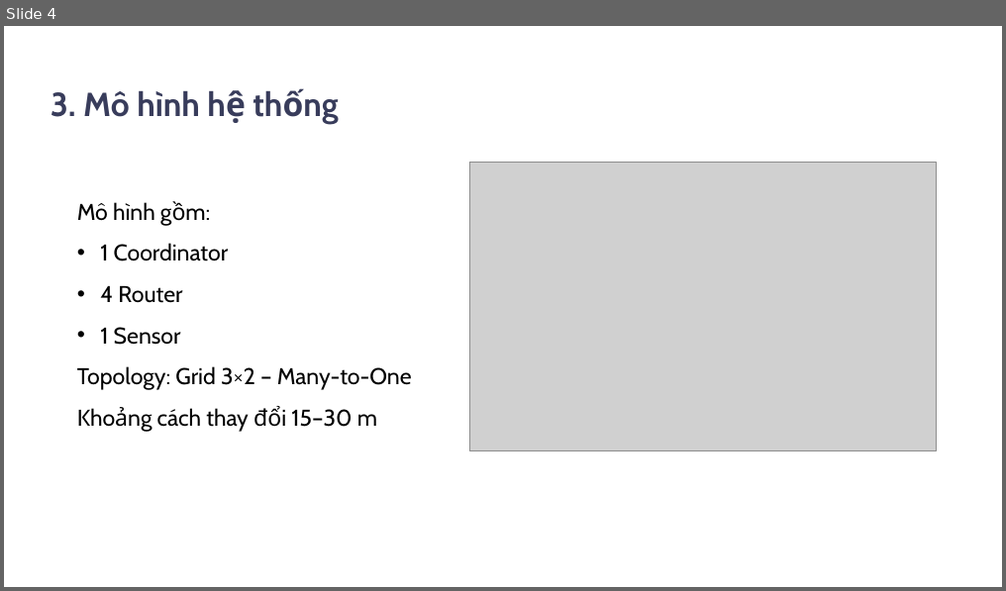
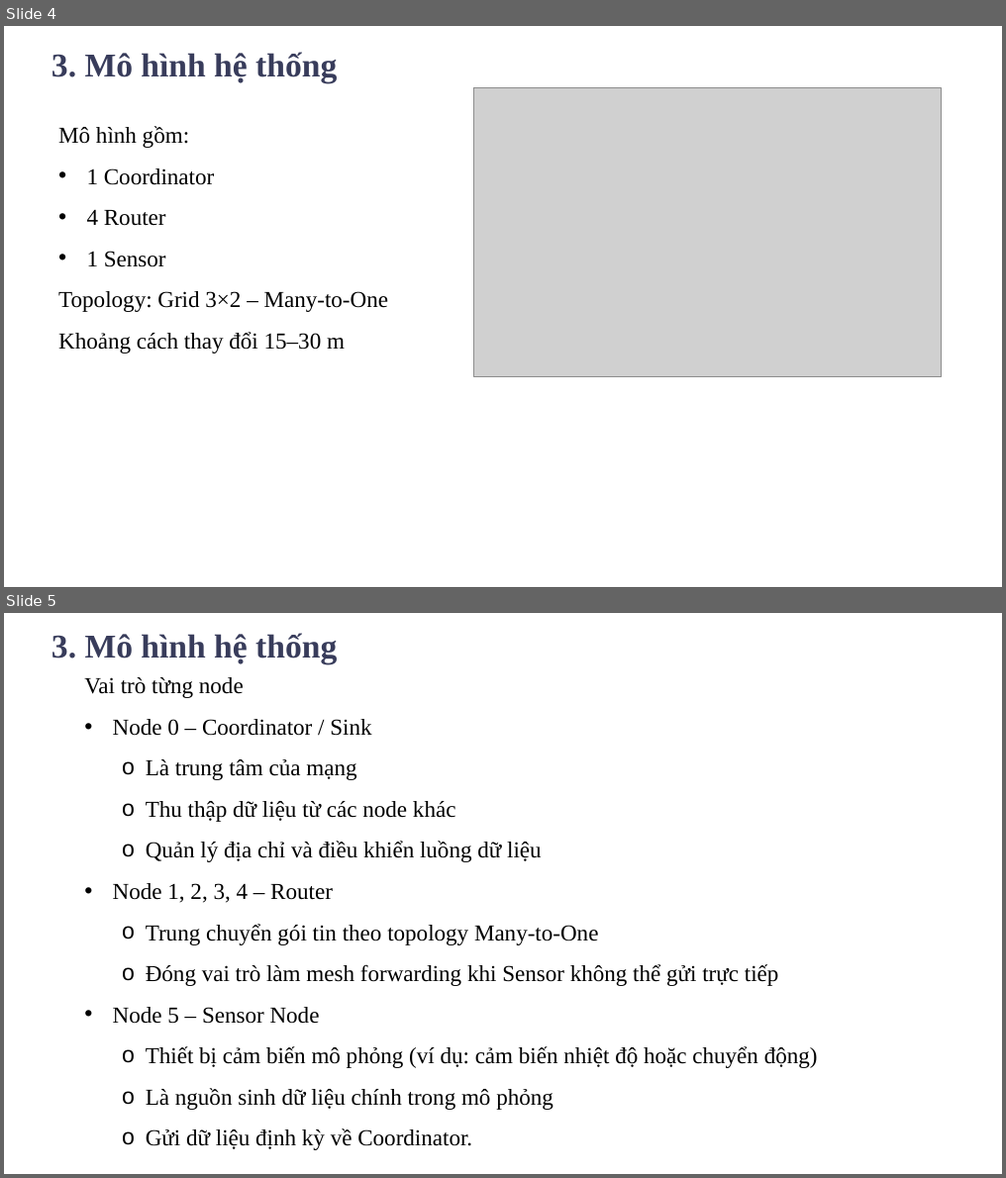
Before and after one commit to thevien257/Smart-Home-NS3-Zigbee, a slide deck: doc/slide/SlideBaoCaoLapTrinhMang.pptx. Shown one above the other, each under a label of ours: slide 4 before the commit, slides 4 and 5 after it. The pictures are 1006x591 and 1006x1178 pixels, drawn with LibreOffice and Linux fonts; fonts in the diff are those of the drawing; grey boxes stand for pictures; background and template pictures are left out. Boxes give left, top, right and bottom in pixels: in the first picture for what was removed or moved away, otherwise in the second. Text is boxed around its words. In the diff, an @@ line names an element or a change of style, - is before the commit and + after.

```diff
--- a/doc/slide/SlideBaoCaoLapTrinhMang.pptx
+++ b/doc/slide/SlideBaoCaoLapTrinhMang.pptx
@@ slide 5 added at [4,613,1002,1174], background picture (left out) @@
@@ text added at [52,633,337,664], 32 pt, text #383C5B, bold @@
+3. Mô hình hệ thống
@@ text added at [84,677,818,1151], 22 pt, text #000000 @@
+Vai trò từng node
+• Node 0 – Coordinator / Sink
+  o Là trung tâm của mạng
+  o Thu thập dữ liệu từ các node khác
+  o Quản lý địa chỉ và điều khiển luồng dữ liệu
+• Node 1, 2, 3, 4 – Router
+  o Trung chuyển gói tin theo topology Many-to-One
+  o Đóng vai trò làm mesh forwarding khi Sensor không thể gửi trực tiếp
+• Node 5 – Sensor Node
+  o Thiết bị cảm biến mô phỏng (ví dụ: cảm biến nhiệt độ hoặc chuyển động)
+  o Là nguồn sinh dữ liệu chính trong mô phỏng
+  o Gửi dữ liệu định kỳ về Coordinator.
@@ slide 4 changed as well @@
@@ text "3. Mô hình hệ thống": place and size @@
-text "3. Mô hình hệ thống" at [51,91,200,117]
+text "3. Mô hình hệ thống" at [52,52,337,83]
@@ text "3. Mô hình hệ thống" at [52,52,337,83]: font Cabin to Times New Roman @@
@@ text "Mô hình gồm:": place and size @@
-text "Mô hình gồm:" at [77,202,412,432]
+text "Mô hình gồm:" at [58,126,388,354]
@@ text "Mô hình gồm:" at [58,126,388,354]: font Cabin to Times New Roman; indent changed @@
@@ picture: place and size @@
-picture at [469,163,937,452]
+picture at [474,88,942,377]
```
Also in this commit, not shown: 8 other slides changed, 2 other slides added, 1 slide removed.
